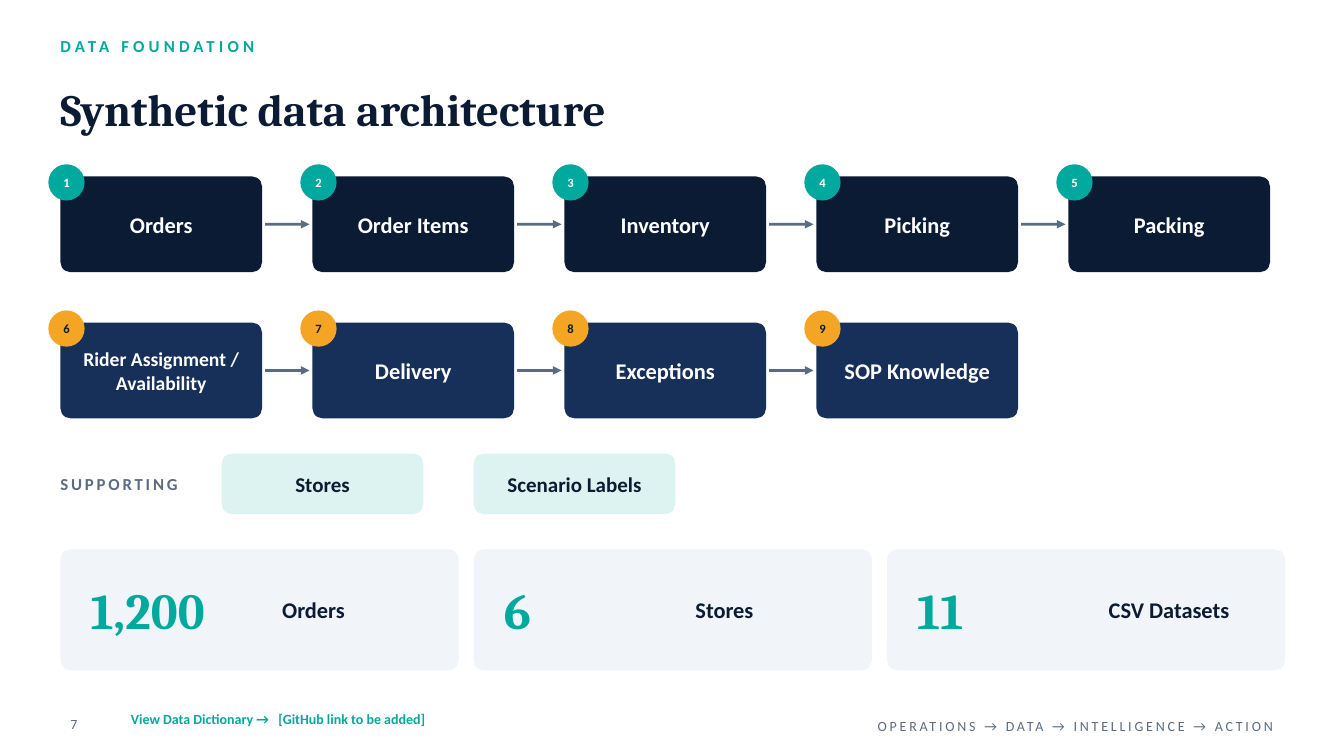
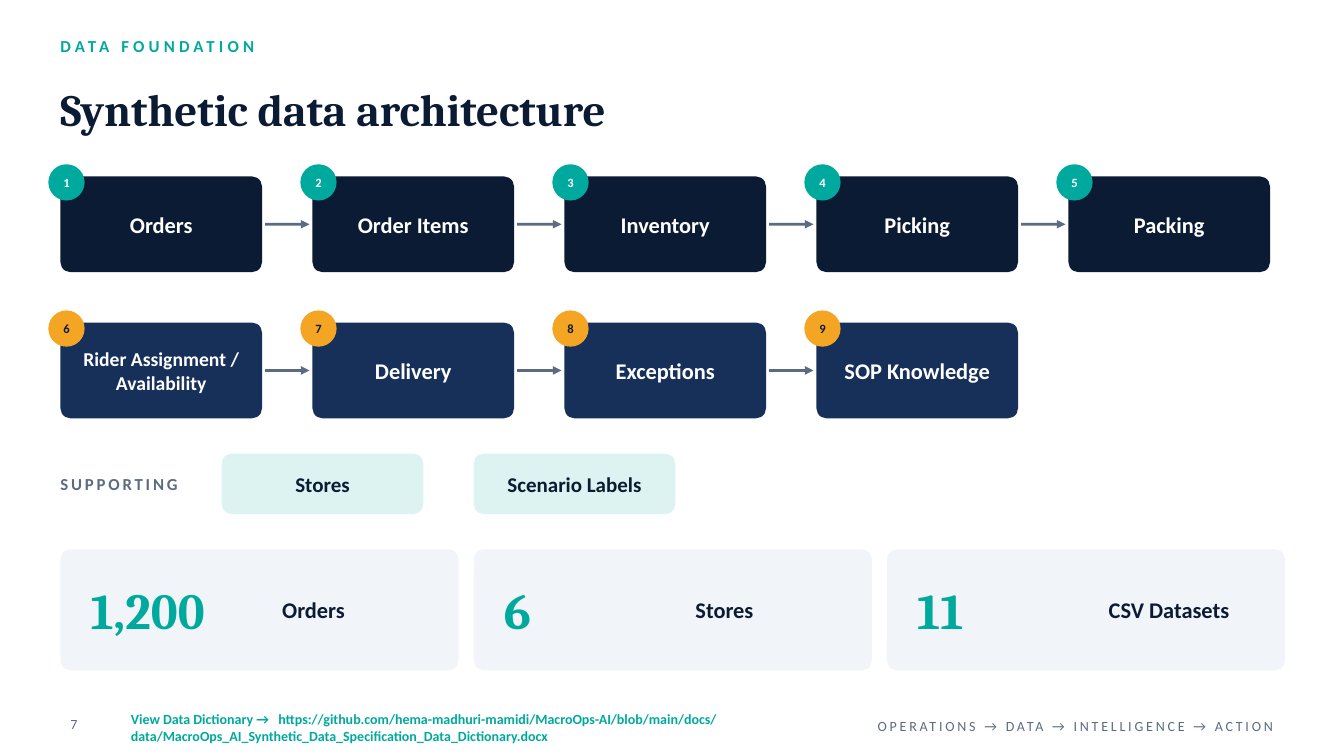
Before and after one commit to hema-madhuri-mamidi/MacroOps-AI, a slide deck: slide 7 of docs/presentations/MacroOps_AI_Milestone2_Review_Final.pptx. Drawn at 1344x756 pixels with LibreOffice and Linux fonts; fonts in the diff are those of the drawing. Boxes give left, top, right and bottom in pixels: in the first picture for what was removed or moved away, otherwise in the second. Text is boxed around its words. In the diff, an @@ line names an element or a change of style, - is before the commit and + after.

```diff
--- a/docs/presentations/MacroOps_AI_Milestone2_Review_Final.pptx
+++ b/docs/presentations/MacroOps_AI_Milestone2_Review_Final.pptx
@@ text at [131, 714, 716, 744]: text changed @@
-View Data Dictionary → [GitHub link to be added]
+View Data Dictionary → https://github.com/hema-madhuri-mamidi/MacroOps-AI/blob/main/docs/data/MacroOps_AI_Synthetic_Data_Specification_Data_Dictionary.docx
```
Also in this commit, not shown: 9 other slides changed.
